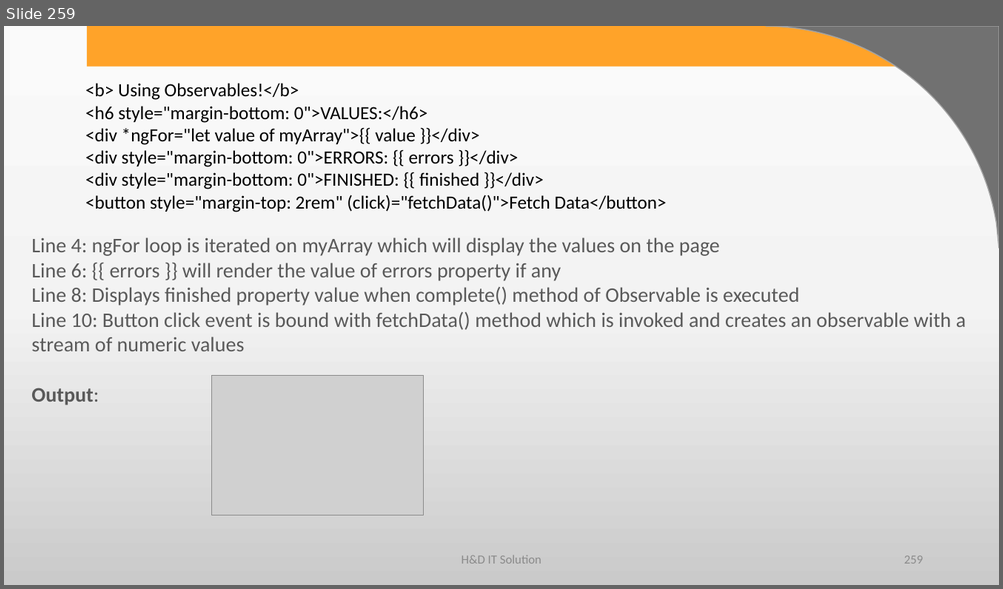
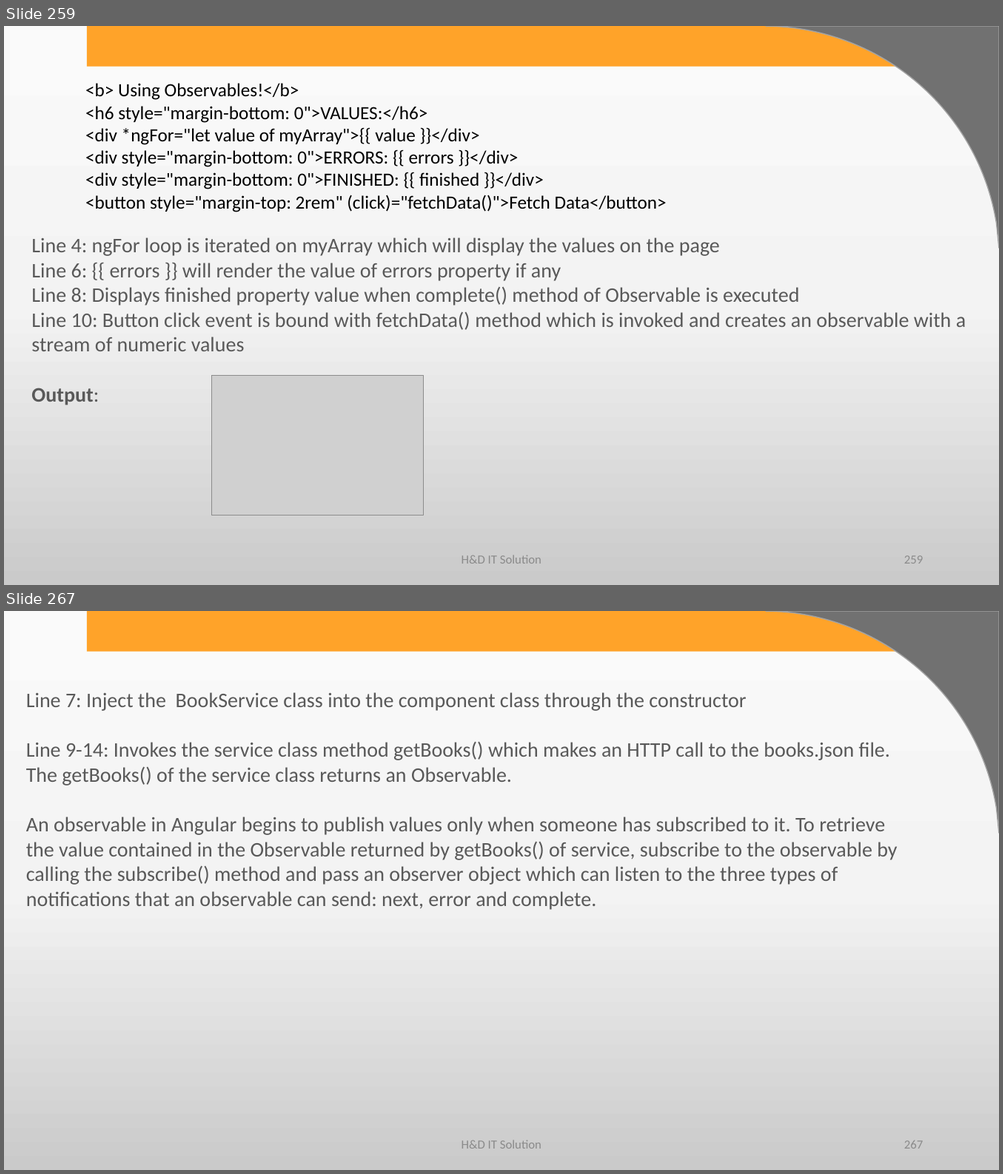
Before and after one commit to harshadasawant/forms, a slide deck: ppt/ANGULAR.pptx. Shown one above the other, each under a label of ours: slide 259 before the commit, slides 259 and 267 after it; the slides between them are not shown. The pictures are 1003x589 and 1003x1174 pixels, drawn with LibreOffice and Linux fonts; fonts in the diff are those of the drawing; grey boxes stand for pictures; background and template pictures are left out. Boxes give left, top, right and bottom in pixels: in the first picture for what was removed or moved away, otherwise in the second. Text is boxed around its words. In the diff, an @@ line names an element or a change of style, - is before the commit and + after.

```diff
--- a/ppt/ANGULAR.pptx
+++ b/ppt/ANGULAR.pptx
@@ slide 267 added at (4, 611, 999, 1170), background gradient #FBFBFB to #F4F4F4 to #CBCBCB; not listed: 2 template elements that a slide beside it also shows @@
@@ text added at (26, 692, 896, 910), 20 pt, text #595959 @@
+Line 7: Inject the BookService class into the component class through the constructor
+Line 9-14: Invokes the service class method getBooks() which makes an HTTP call to the books.json file. The getBooks() of the service class returns an Observable.
+An observable in Angular begins to publish values only when someone has subscribed to it. To retrieve the value contained in the Observable returned by getBooks() of service, subscribe to the observable by calling the subscribe() method and pass an observer object which can listen to the three types of notifications that an observable can send: next, error and complete.
@@ text added at (461, 1141, 541, 1149), 12 pt, text #8C8C8C @@
+H&D IT Solution
@@ page number added at (904, 1141, 922, 1149), 12 pt, text #8C8C8C @@
+267
```
Also in this commit, not shown: 22 other slides added, 2 other files.
